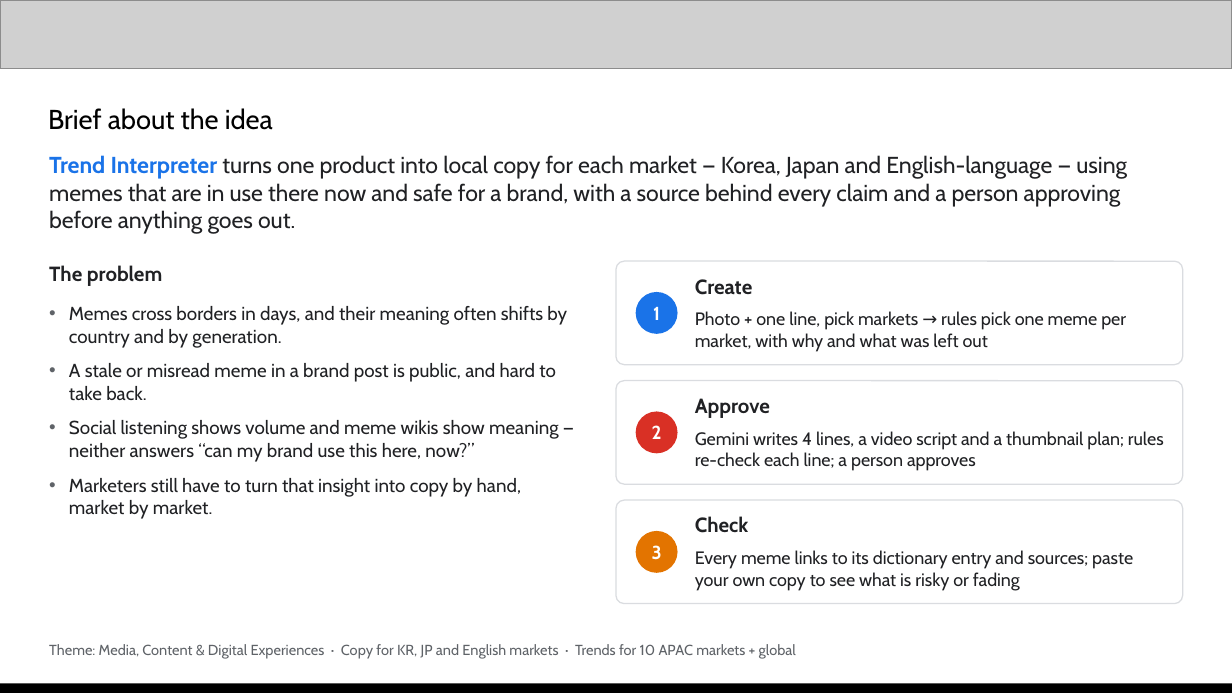
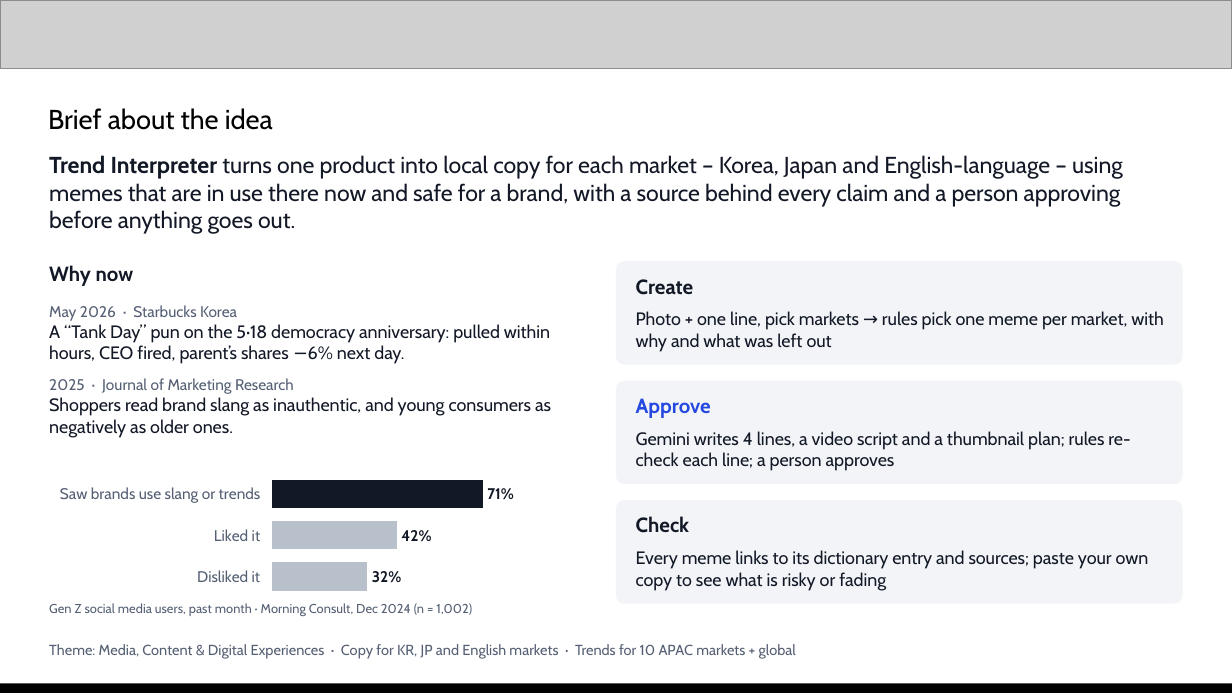
Before and after one commit to Sihyeon-Ji/trend-interpreter, a slide deck: slide 2 of docs/대회/제출/AI-Builder-Cup-제출-초안.pptx. Drawn at 1232x693 pixels with LibreOffice and Linux fonts; fonts in the diff are those of the drawing; grey boxes stand for pictures. Boxes give left, top, right and bottom in pixels: in the first picture for what was removed or moved away, otherwise in the second. Text is boxed around its words. In the diff, an @@ line names an element or a change of style, - is before the commit and + after.

Commit message:
docs: 발표 자료를 웹 톤으로 다시 꾸미고 최신 사례·그래프·표·화면 사진 넣기
- 웹 무대 색(글자 #121826·판 #f2f4f7, 파란색은 사람 승인만), 색 번호 원·테두리 카드·긴 대시 제거
- Why now: 스타벅스 코리아 탱크데이(2026-05)·Journal of Marketing Research(2025) 사례와 Morning Consult 그래프
- 기존 도구 비교표, 회차별 어울림 그래프, 운영 화면 네 장, 효과·실현성 숫자 갱신
- 옛 추천 화면 와이어프레임 슬라이드 삭제
- README(영어·한국어) Why it matters에 같은 최신 사례 추가

```diff
--- a/docs/대회/제출/AI-Builder-Cup-제출-초안.pptx
+++ b/docs/대회/제출/AI-Builder-Cup-제출-초안.pptx
@@ text "Brief about the idea" at [48,108,273,130]: text colour #000000 to none @@
@@ text at [49,155,1123,234]: text changed; text colour #202124 to #121826 @@
-Trend Interpreter turns one product into local copy for each market — Korea, Japan and English-language — using memes that are in use there now and safe for a brand, with a source behind every claim and a person approving before anything goes out.
+Trend Interpreter turns one product into local copy for each market – Korea, Japan and English-language – using memes that are in use there now and safe for a brand, with a source behind every claim and a person approving before anything goes out.
@@ text at [49,265,134,286]: text changed; text colour #202124 to #121826 @@
-The problem
+Why now
@@ text "Create": place and size @@
-text "Create" at [695,279,753,295]
+text "Create" at [636,279,694,295]
@@ ellipse removed at [636,292,678,334] @@
-1
@@ text added at [49,305,551,438], 10.5 pt, text #121826 @@
+May 2026 · Starbucks Korea
+A “Tank Day” pun on the 5·18 democracy anniversary: pulled within hours, CEO fired, parent’s shares −6% next day.
+2025 · Journal of Marketing Research
+Shoppers read brand slang as inauthentic, and young consumers as negatively as older ones.
@@ text removed at [69,306,567,519] @@
-• Memes cross borders in days, and their meaning often shifts by country and by generation.
-• A stale or misread meme in a brand post is public, and hard to take back.
-• Social listening shows volume and meme wikis show meaning — neither answers “can my brand use this here, now?”
-• Marketers still have to turn that insight into copy by hand, market by market.
@@ text "Photo + one line, pick ...": place and size @@
-text "Photo + one line, pick ..." at [695,311,1126,352]
+text "Photo + one line, pick ..." at [636,311,1163,352]
@@ text "Approve": place and size @@
-text "Approve" at [695,398,770,418]
+text "Approve" at [636,398,711,418]
@@ text "Approve" at [636,398,711,418]: text colour #202124 to #2448E0 @@
@@ ellipse removed at [636,411,678,453] @@
-2
@@ text "Gemini writes 4 lines, a ...": place and size @@
-text "Gemini writes 4 lines, a ..." at [695,431,1164,471]
+text "Gemini writes 4 lines, a ..." at [636,431,1130,471]
@@ bar chart added at [49,471,579,600] @@
+categories: Disliked it, Liked it, Saw brands use slang or trends
+Series 1: 0.32, 0.42, 0.71
@@ fill #FFFFFF to #F2F4F7; outline #DADCE0 0.75 pt to none in 3 elements at [616,261,1183,365], [616,381,1183,484], [616,500,1183,604] @@
@@ text colour #202124 to #121826 in 5 elements at [636,311,1163,352], [636,431,1130,471], [636,550,1149,591], [636,279,694,295], [636,516,689,533] @@
@@ text "Check": place and size @@
-text "Check" at [695,516,748,533]
+text "Check" at [636,516,689,533]
@@ ellipse removed at [636,531,678,573] @@
-3
@@ text "Every meme links to its ...": place and size @@
-text "Every meme links to its ..." at [695,550,1133,591]
+text "Every meme links to its ..." at [636,550,1149,591]
@@ text added at [49,603,472,616], 7.5 pt, text #566074 @@
+Gen Z social media users, past month · Morning Consult, Dec 2024 (n = 1,002)
```
Also in this commit, not shown: 12 other slides changed, 1 slide removed, 3 other files.
